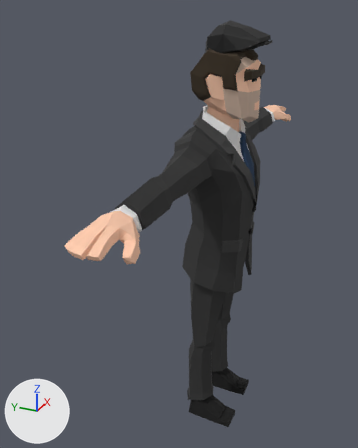
The glTF model assets/models/characters/quinn.glb as it was, and as the next commit left it.
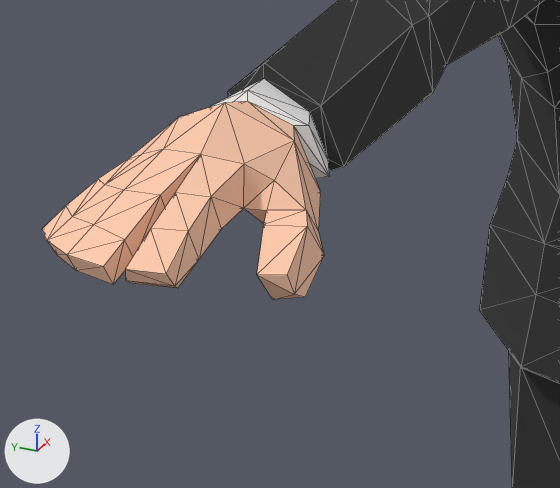
Old and new are each drawn whole from a camera (50 mm lens) standing at (-1.94, -0.66, 1.95) and looking at (-0.04, 0.2, 1.0) and again close up on the part from 15% to 57% of the width and 41% to 70% of the height. Every picture has the same lights, and +X, +Y and +Z are marked at lower left. The first two pictures are the older version. The close-ups show mesh edges as thin lines. Where no turn or scale is listed for an object, it has been applied to the vertices. Vertices at exactly the same position are counted once.

Objects in the first close-up: 'SK_Chr_Male_Spy_Necktie'.
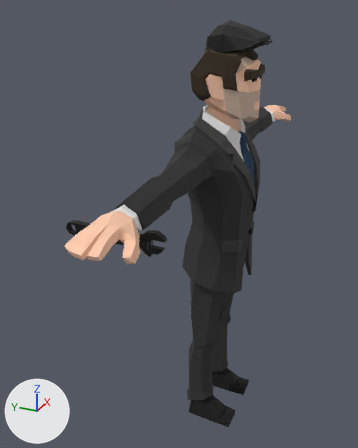
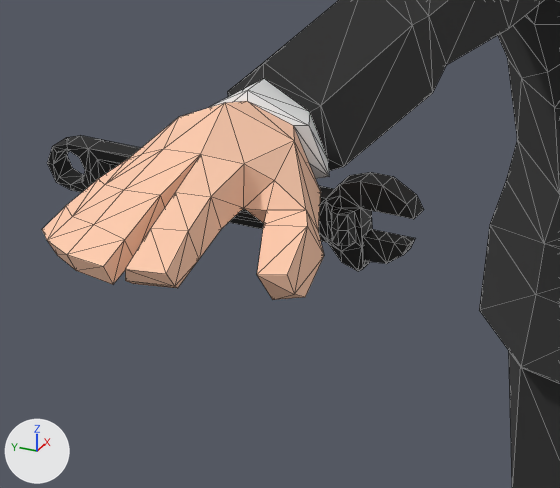
Changed parts and their boxes (x1, y1, x2, y2) in the close-ups (560 x 488 px):
```json
{"part": 1, "of": "me_mesh", "change": "added", "after": [47, 135, 424, 271]}
{"part": 2, "of": "me_mesh", "change": "added", "after": [363, 229, 415, 264]}
```

The change, as JSON lines over the scene's bpy script:
```json
{"op": "add", "block": "mat_tint", "code": ["mat_tint = bpy.data.materials.new('tint')", "# nodes: BsdfPrincipled, Mix, OutputMaterial, VertexColor", "# colours: light grey #c1c2c4, mixed with the vertex colours"]}
{"block": "me_mesh", "where": "# used by ob_sk_chr_male_spy_necktie; location = (0.0, 0.0, 0.0)"}
{"op": "remove", "block": "me_mesh", "code": "me_mesh.from_pydata(...)  # 937 vertices, 1844 faces; spans x -1.02..1.02, y -0.17..0.18, z 0.0..1.87"}
{"op": "add", "block": "me_mesh", "code": "me_mesh.from_pydata(...)  # 1077 vertices, 2118 faces; spans x -1.02..1.02, y -0.17..0.23, z 0.0..1.87"}
{"block": "me_mesh", "change": "me_mesh part 1: a new loose piece of 125 vertices spanning x -0.82..-0.78, y -0.11..0.23, z 1.26..1.34, in mat_tint"}
{"block": "me_mesh", "change": "me_mesh part 2: a new loose piece of 15 vertices spanning x -0.81..-0.79, y -0.1..-0.06, z 1.27..1.29, in mat_tint"}
{"op": "add", "block": "me_mesh", "code": "me_mesh.materials.append(mat_tint)"}
```
